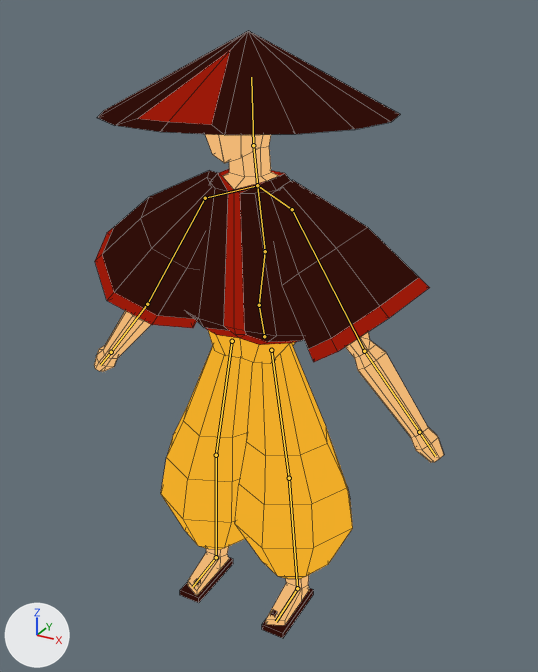
The Blender file BlenderModels/Samurai.blend as it was, and as the next commit left it.
Camera for both pictures: a 50 mm camera at (1.163, -1.992, 2.088) aimed at (0.04, 0.048, 1.068). The axes (+X, +Y, +Z) are drawn at lower left. The lights are the same throughout. The bones that bend it are drawn over the model as lines. Mesh edges are drawn as thin lines.

Objects in the first picture: 'Samurai'.
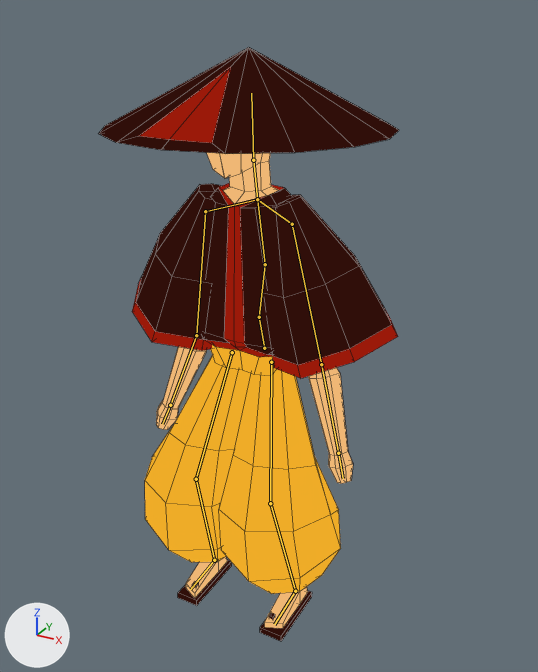
The newer file adds an action. The first version stands in its rest pose; the second is drawn at frame 1 of the action 'Idle'.

The edits, one by one:
Bone 'Hip' (bone_hip) moves from (0.0, 0.0, 0.0) to (0.0, -0.043, 0.012).
Bone 'UpperArm.L' (bone_upperarm_l) turns from (0, 0, 0) to (0, 2, -22) degrees about its own x, y and z.
Bone 'LowerArm.L' (bone_lowerarm_l) turns from (0, 0, 0) to (16, -6, 4) degrees about its own x, y and z.
Bone 'UpperArm.R' (bone_upperarm_r) turns from (0, 0, 0) to (0, -2, 22) degrees about its own x, y and z.
Bone 'LowerArm.R' (bone_lowerarm_r) turns from (0, 0, 0) to (16, 6, -4) degrees about its own x, y and z.
Bone 'UpperLeg.L' (bone_upperleg_l) turns from (0, 0, 0) to (16, -3, 0) degrees about its own x, y and z.
Bone 'LowerLeg.L' (bone_lowerleg_l) turns from (0, 0, 0) to (-31, 2, 0) degrees about its own x, y and z.
Bone 'Foot.L' (bone_foot_l) turns from (0, 0, 0) to (14, 0, 1) degrees about its own x, y and z.
Bone 'UpperLeg.R' (bone_upperleg_r) turns from (0, 0, 0) to (16, 3, 0) degrees about its own x, y and z.
Bone 'LowerLeg.R' (bone_lowerleg_r) turns from (0, 0, 0) to (-31, -2, 0) degrees about its own x, y and z.
Bone 'Foot.R' (bone_foot_r) turns from (0, 0, 0) to (14, 0, -1) degrees about its own x, y and z.

Boxes (x1, y1, x2, y2) around the edits, measured in the pictures (538 x 672 px):
'Samurai', posed (14% narrower)
    before: (94, 30, 444, 638)
    after: (99, 47, 399, 641)
bone 'Hip', root to tip
    before: (264, 336) to (259, 305)
    after: (264, 348) to (259, 317)
bone 'UpperArm.L', root to tip
    before: (292, 209) to (364, 351)
    after: (292, 224) to (321, 364)
bone 'LowerArm.L', root to tip
    before: (364, 351) to (419, 432)
    after: (321, 364) to (338, 453)
bone 'UpperArm.R', root to tip
    before: (205, 198) to (147, 304)
    after: (205, 211) to (196, 335)
bone 'LowerArm.R', root to tip
    before: (147, 304) to (111, 352)
    after: (196, 335) to (170, 405)
bone 'UpperLeg.L', root to tip
    before: (271, 350) to (289, 478)
    after: (271, 362) to (270, 503)
bone 'LowerLeg.L', root to tip
    before: (289, 478) to (297, 588)
    after: (270, 503) to (295, 591)
bone 'Foot.L', root to tip
    before: (297, 588) to (276, 621)
    after: (295, 591) to (274, 624)
bone 'UpperLeg.R', root to tip
    before: (232, 341) to (216, 455)
    after: (232, 352) to (196, 479)
bone 'LowerLeg.R', root to tip
    before: (216, 455) to (216, 557)
    after: (196, 479) to (214, 560)
bone 'Foot.R', root to tip
    before: (216, 557) to (192, 587)
    after: (214, 560) to (190, 589)
